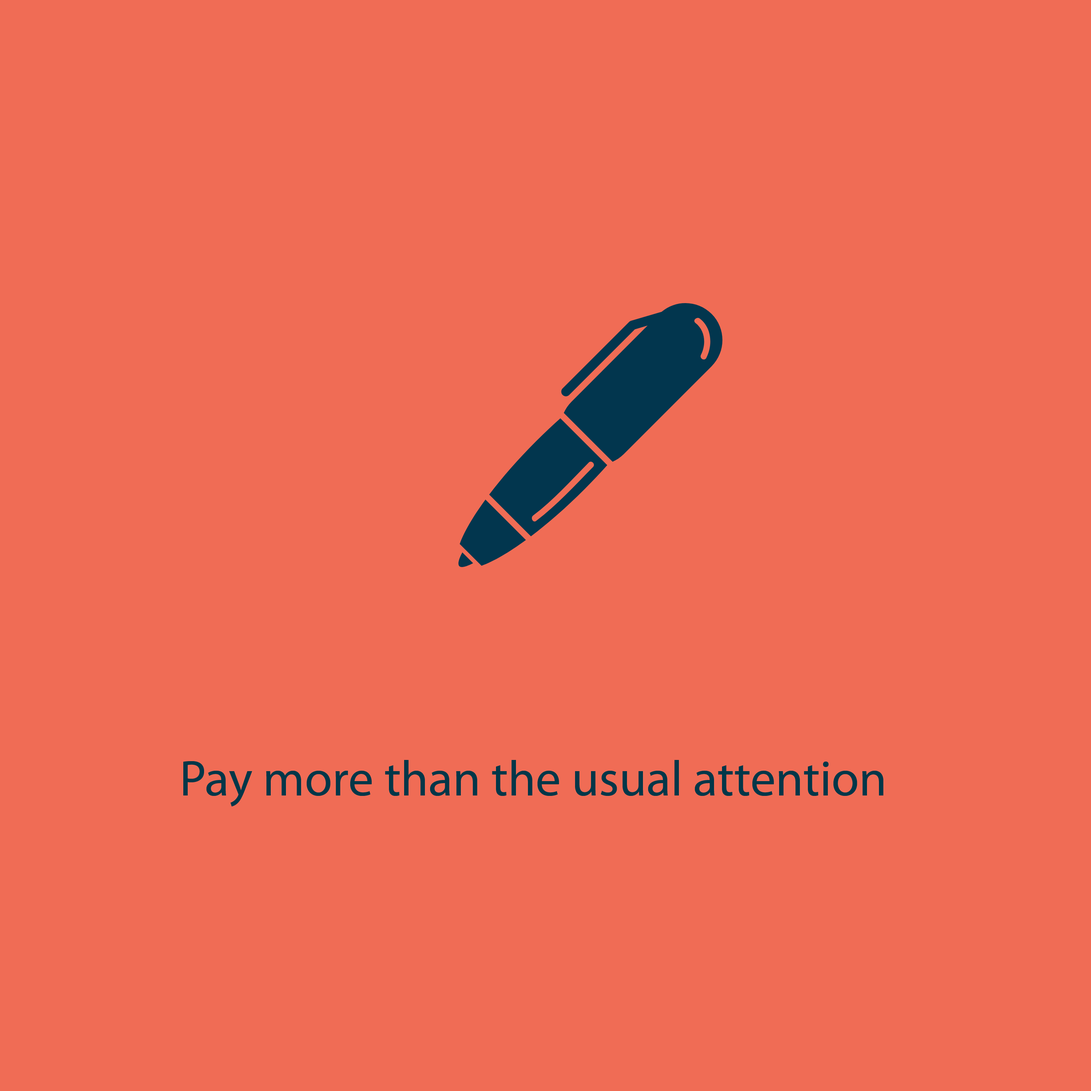
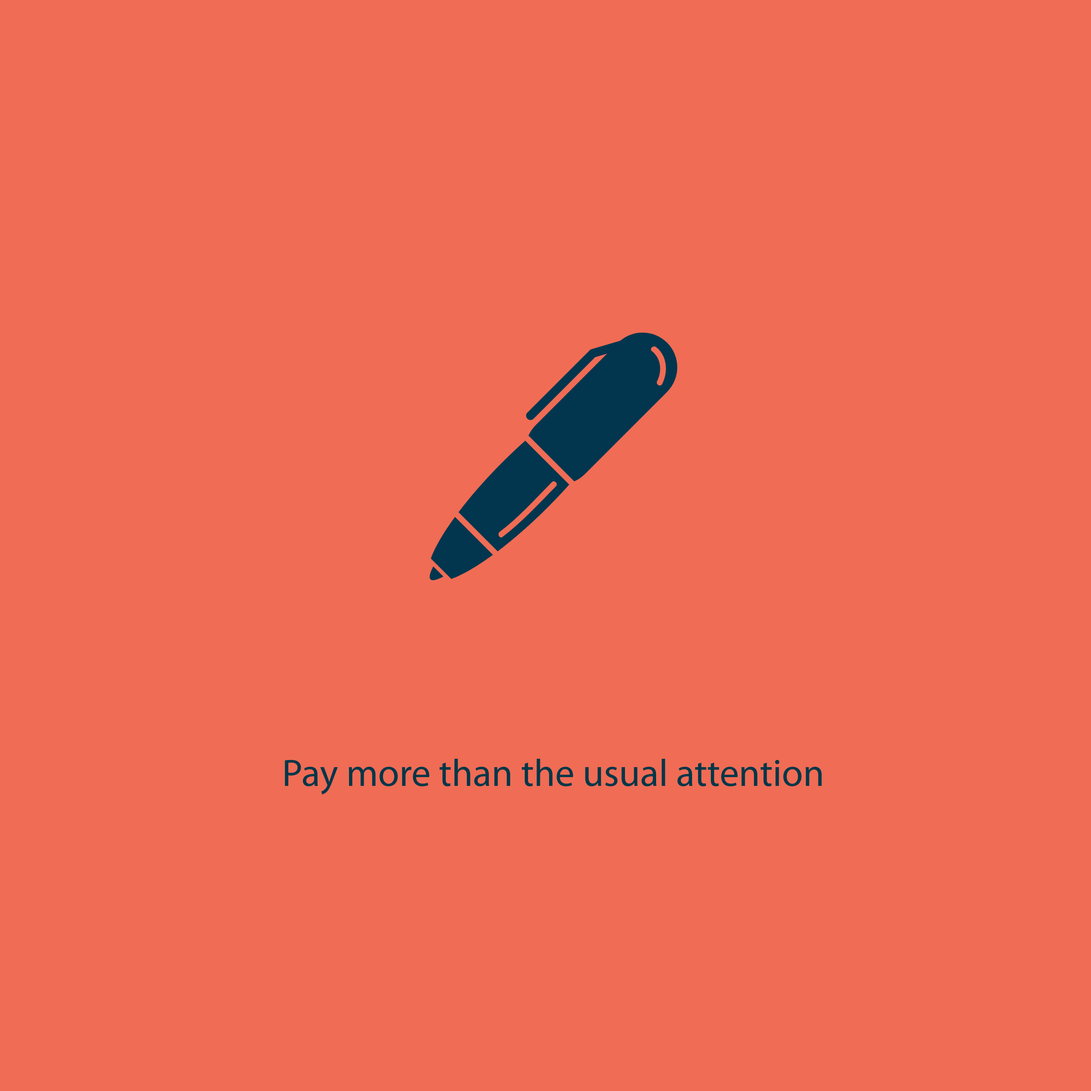
Layered file, before and after one edit (1091px x 1091px). Changes by layer:
painted on "Pay more than the usual attention" over [183, 759, 884, 808]
painted on "Layer 1" over [429, 303, 723, 581]
